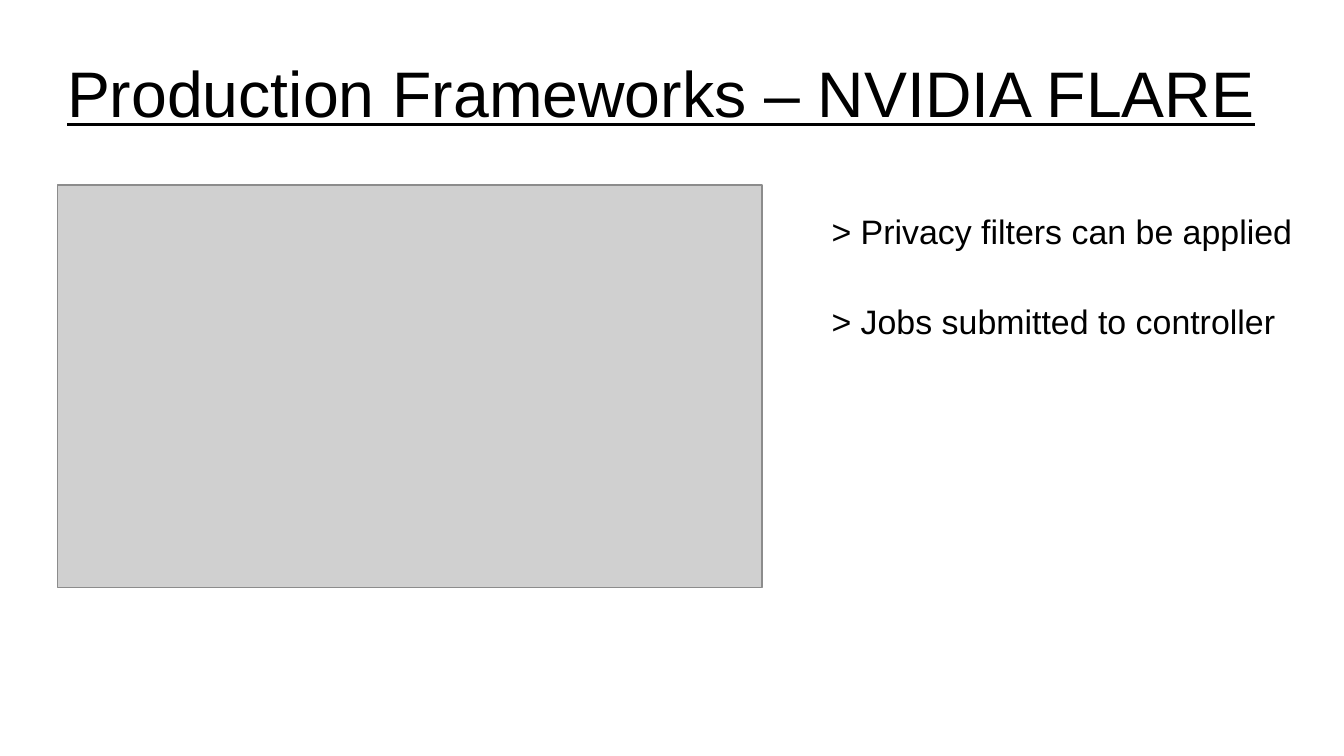
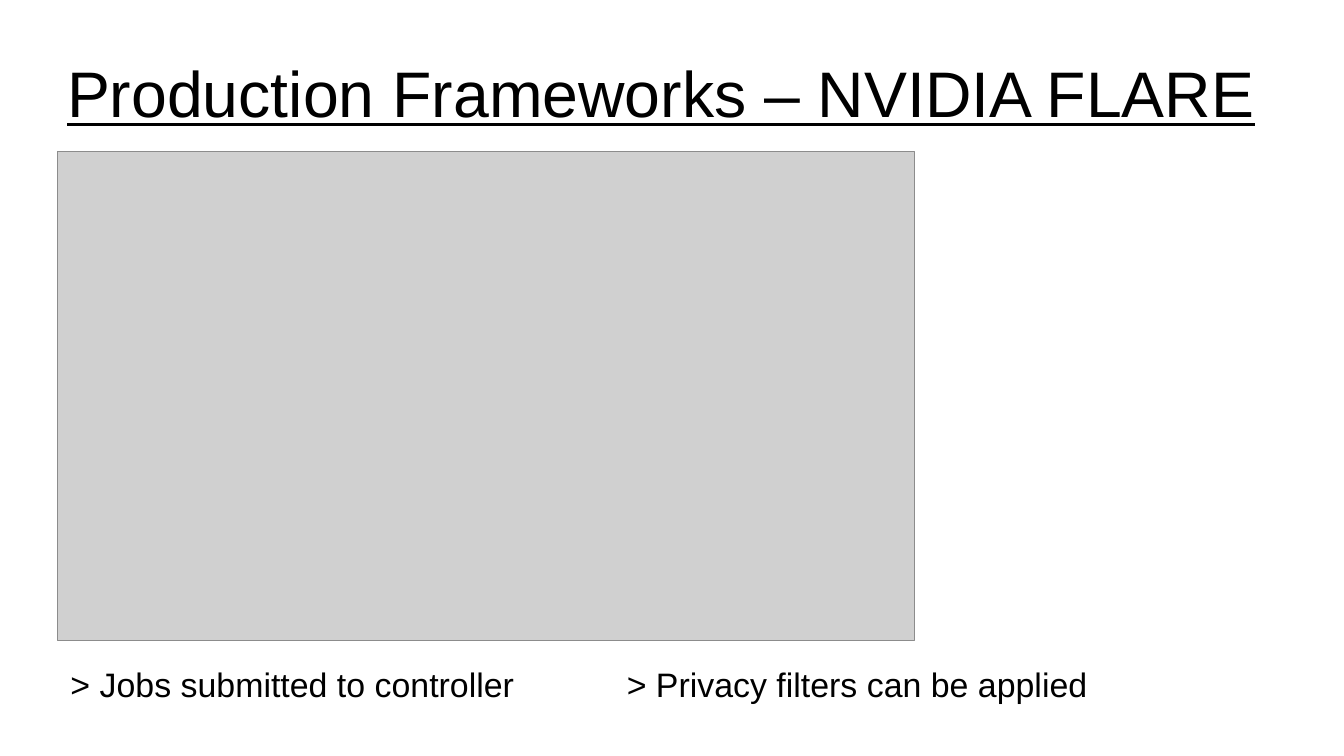
Before and after one commit to UVADS/distributed_computing, a slide deck: slide 23 of 07_distributed_model_training/federated_learning.ppt (slide 22 before the commit). Drawn at 1344x756 pixels with LibreOffice and Linux fonts; fonts in the diff are those of the drawing; grey boxes stand for pictures. Boxes give left, top, right and bottom in pixels: in the first picture for what was removed or moved away, otherwise in the second. Text is boxed around its words. In the diff, an @@ line names an element or a change of style, - is before the commit and + after.

```diff
--- a/07_distributed_model_training/federated_learning.ppt
+++ b/07_distributed_model_training/federated_learning.ppt
@@ picture: place and size @@
-picture at [57, 185, 762, 588]
+picture at [57, 151, 915, 640]
@@ text removed at [861, 219, 1292, 335] @@
-> Privacy filters can be applied
-> Jobs submitted to controller
@@ text added at [100, 672, 1087, 703], 20 pt, text #000000 @@
+> Jobs submitted to controller > Privacy filters can be applied
```
Also in this commit, not shown: 3 other slides changed, 2 slides added, 1 slide removed, 1 other file.
